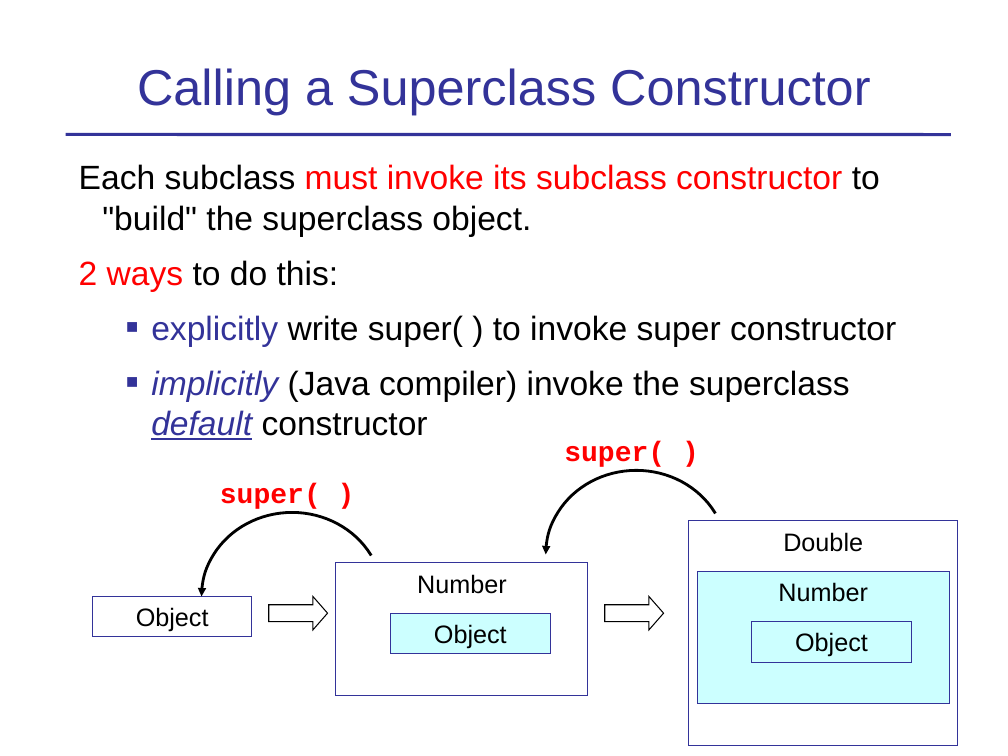
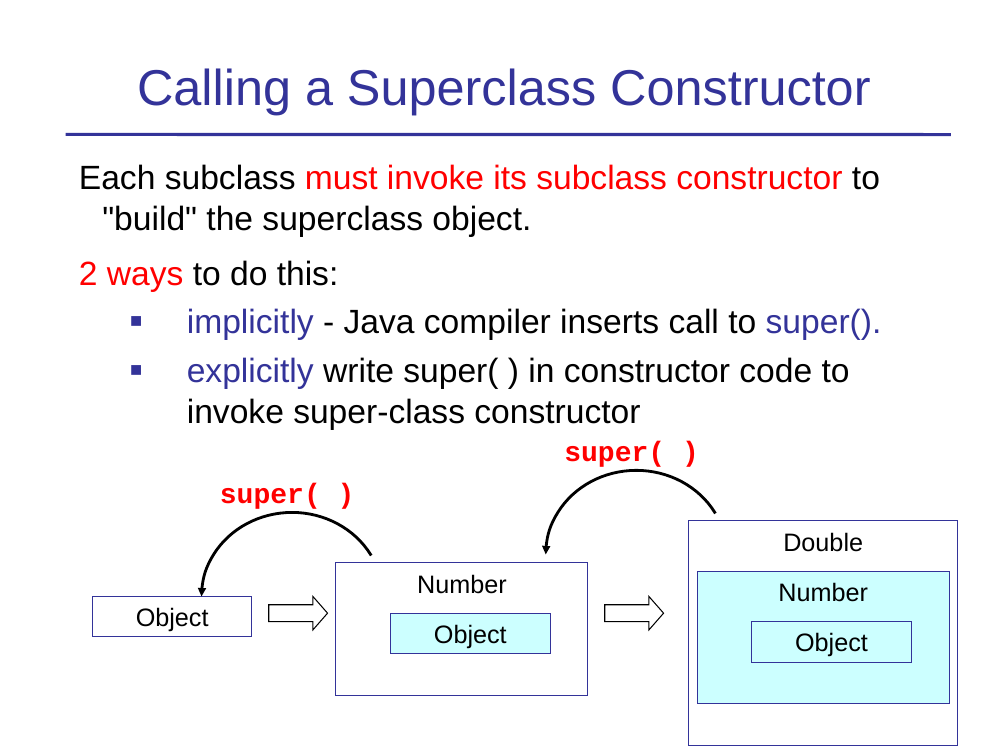
Before and after one commit to skeoop/skeoop.github.io, a slide deck: slide 18 of oop/Inheritance-Basics.ppt (slide 16 before the commit). Drawn at 1008x756 pixels with LibreOffice and Linux fonts; fonts in the diff are those of the drawing. Boxes give left, top, right and bottom in pixels: in the first picture for what was removed or moved away, otherwise in the second. Text is boxed around its words. In the diff, an @@ line names an element or a change of style, - is before the commit and + after.

```diff
--- a/oop/Inheritance-Basics.ppt
+++ b/oop/Inheritance-Basics.ppt
@@ text at (187,308,882,430): text changed @@
-  ■ explicitly write super( ) to invoke super constructor
-  ■ implicitly (Java compiler) invoke the superclass default constructor
+  ■ implicitly - Java compiler inserts call to super().
+  ■ explicitly write super( ) in constructor code to invoke super-class constructor
```
Also in this commit, not shown: 11 other slides changed, 5 slides added, 13 other files.
